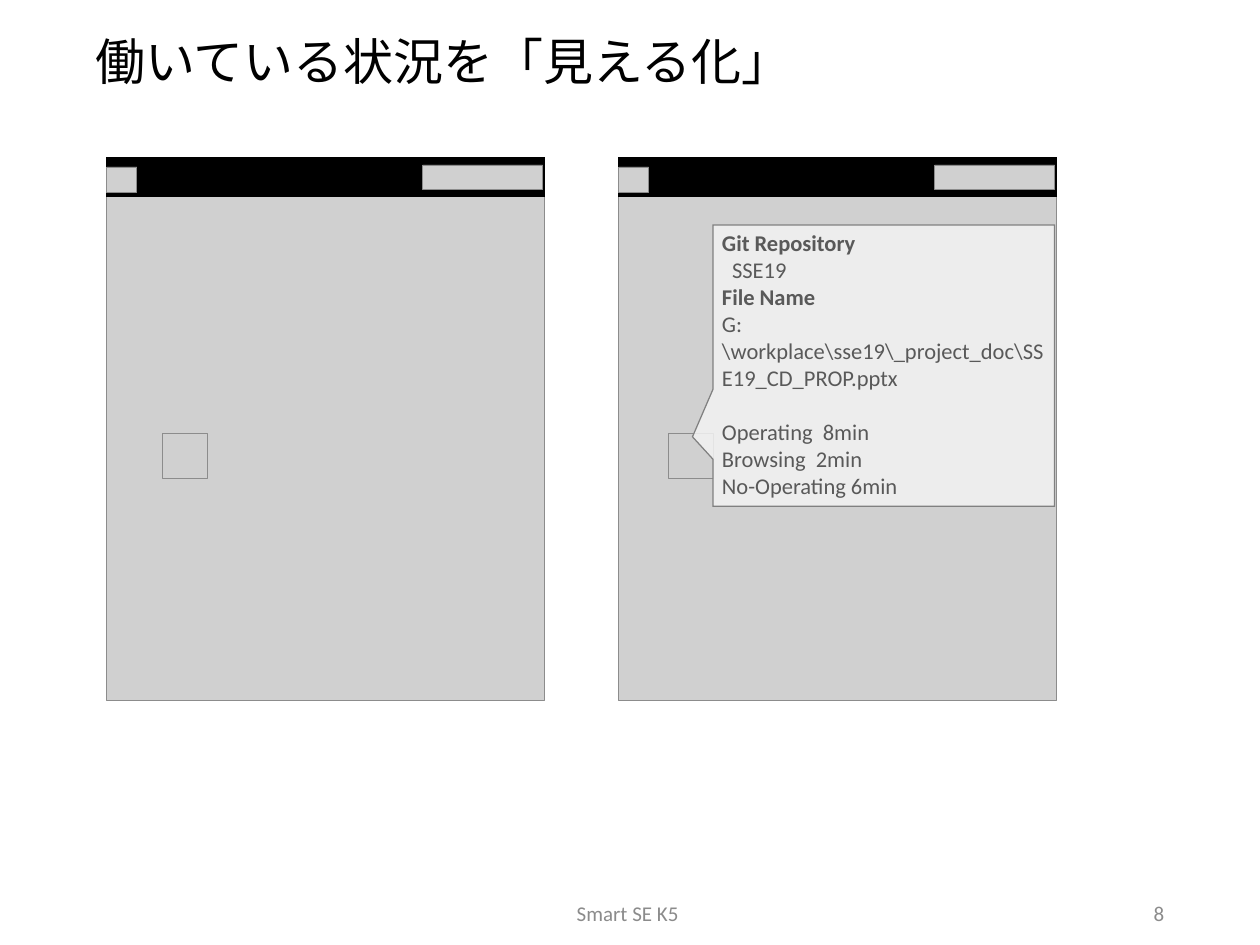
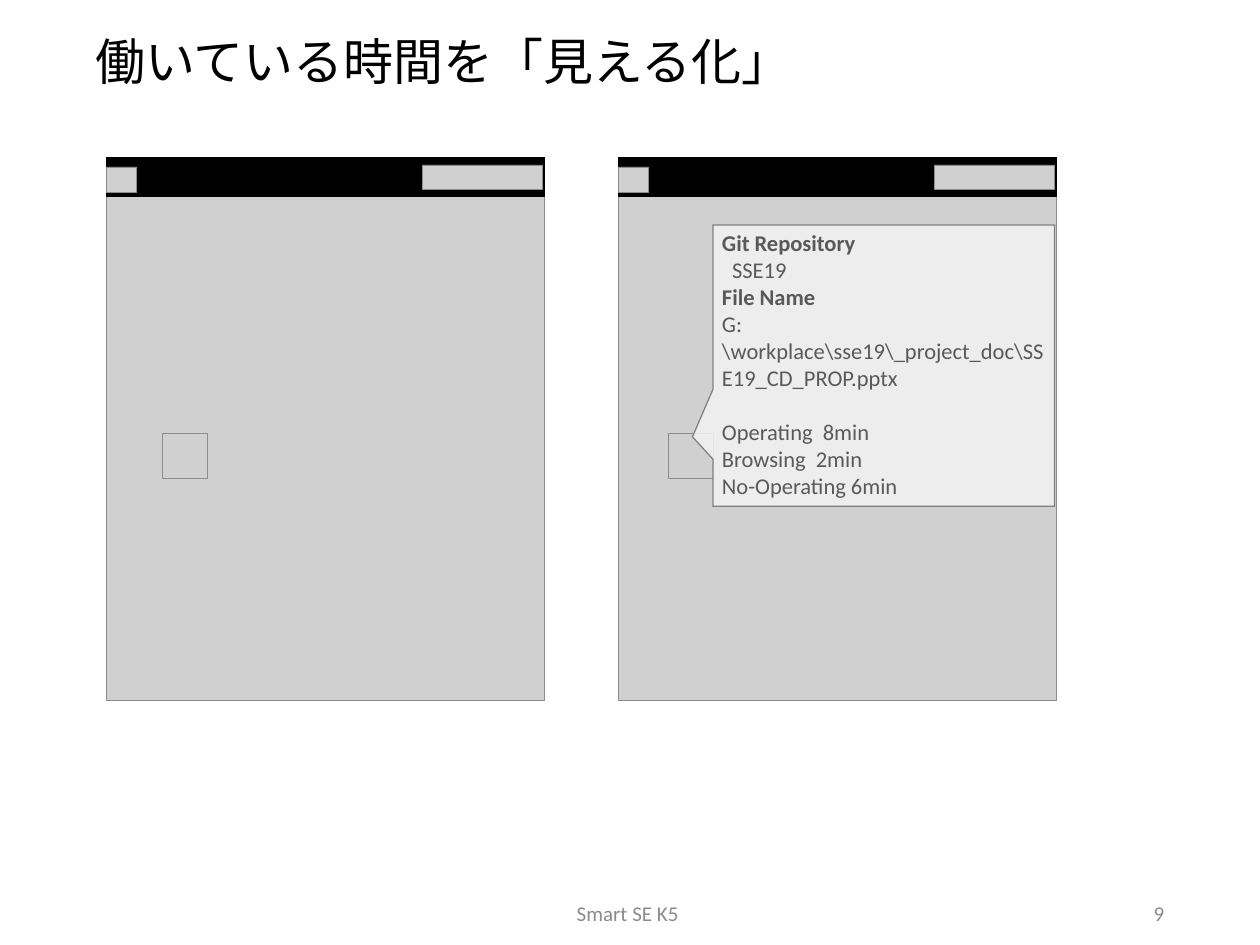
Before and after one commit to sakai-memoru/smartse19, a slide deck: slide 9 of _project_docs/SSE19_CD_PROP.pptx (slide 8 before the commit). Drawn at 1260x945 pixels with LibreOffice and Linux fonts; fonts in the diff are those of the drawing; grey boxes stand for pictures; background and template pictures are left out. Boxes give left, top, right and bottom in pixels: in the first picture for what was removed or moved away, otherwise in the second. Text is boxed around its words. In the diff, an @@ line names an element or a change of style, - is before the commit and + after.

```diff
--- a/_project_docs/SSE19_CD_PROP.pptx
+++ b/_project_docs/SSE19_CD_PROP.pptx
@@ title at box(96, 37, 792, 85): text changed @@
-働いている状況を「見える化」
+働いている時間を「見える化」
@@ page number at box(1154, 907, 1165, 921): text changed @@
-8
+9
```
Also in this commit, not shown: 3 other slides changed, 1 slide added.
